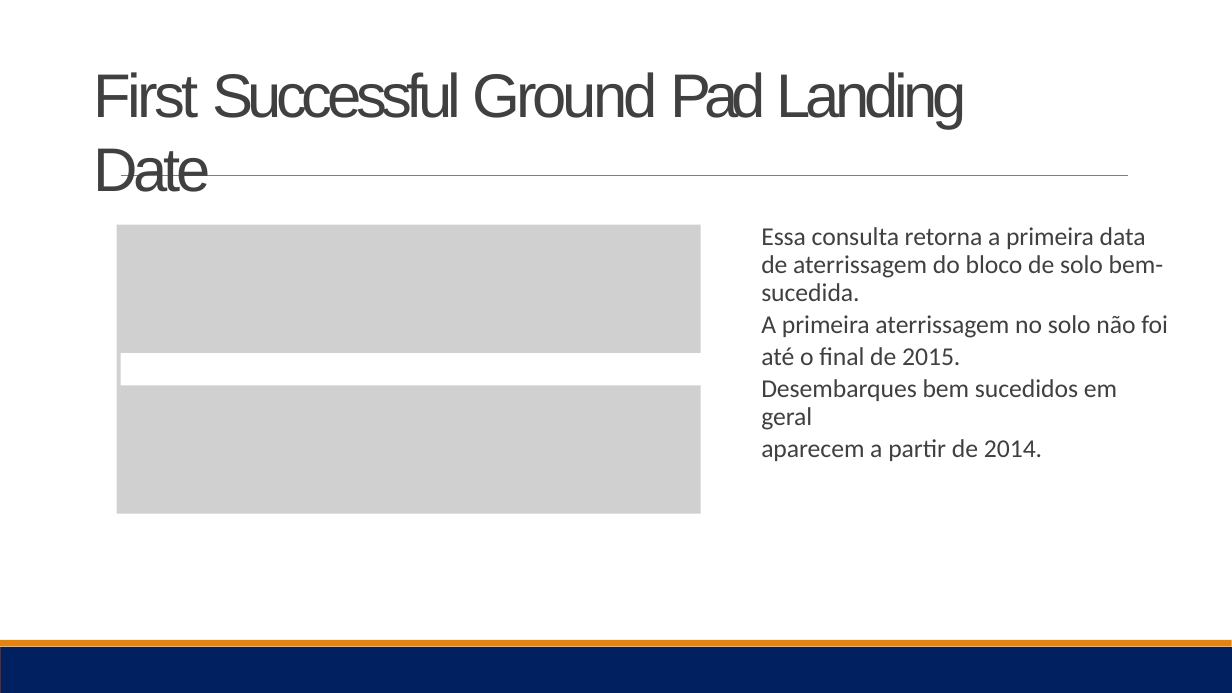
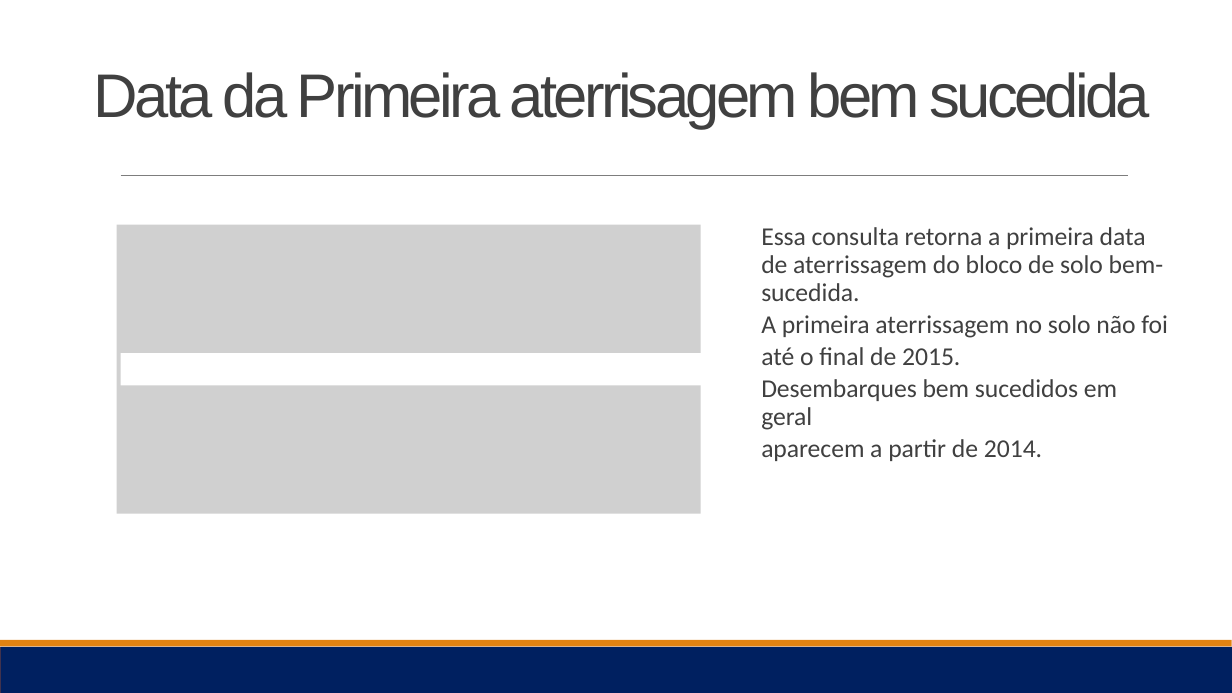
Before and after one commit to yraion/IBM-Data-Science, a slide deck: slide 29 of Data Science Journey -IBM -Robson Cruz.pptx. Drawn at 1232x693 pixels with LibreOffice and Linux fonts; fonts in the diff are those of the drawing; grey boxes stand for pictures. Boxes give left, top, right and bottom in pixels: in the first picture for what was removed or moved away, otherwise in the second. Text is boxed around its words. In the diff, an @@ line names an element or a change of style, - is before the commit and + after.

```diff
--- a/Data Science Journey -IBM -Robson Cruz.pptx
+++ b/Data Science Journey -IBM -Robson Cruz.pptx
@@ title at bbox=[94, 72, 1151, 129]: text changed @@
-First Successful Ground Pad Landing Date
+Data da Primeira aterrisagem bem sucedida
```
Also in this commit, not shown: 13 other slides changed, 1 other file.
